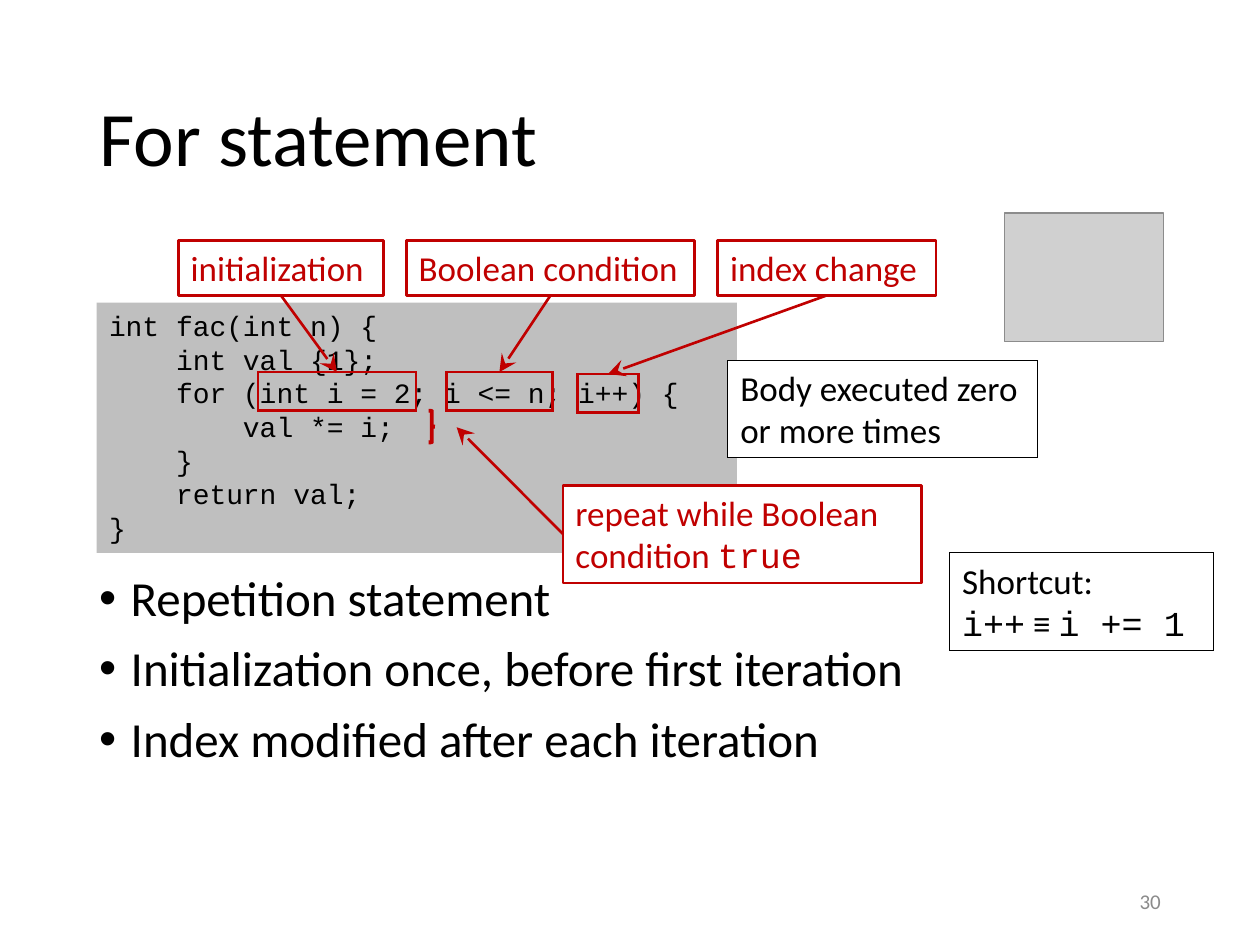
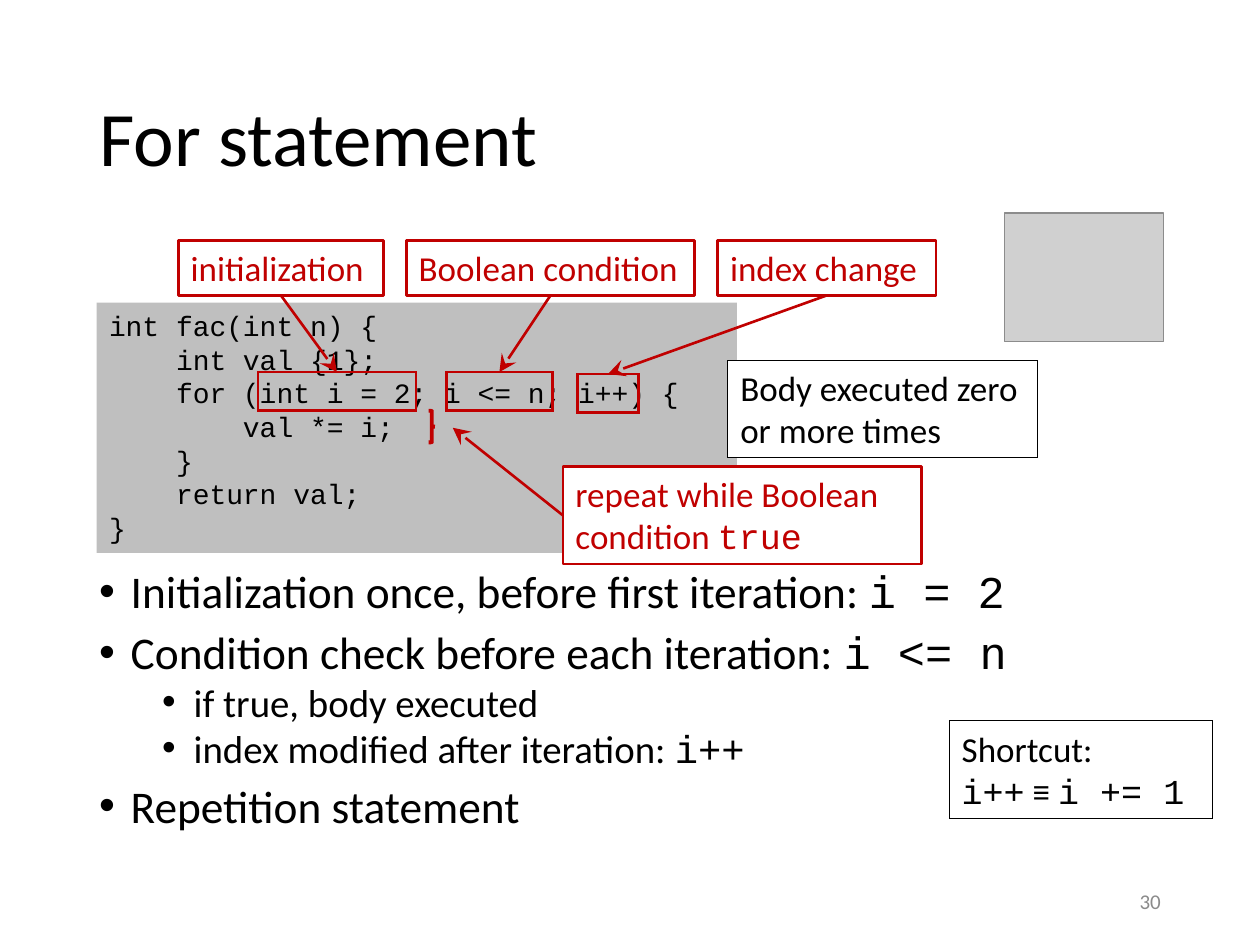
Before and after one commit to gjbex/training-material, a slide deck: slide 30 of CPlusPlus/scientific_cpp.pptx. Drawn at 1260x945 pixels with LibreOffice and Linux fonts; fonts in the diff are those of the drawing; grey boxes stand for pictures. Boxes give left, top, right and bottom in pixels: in the first picture for what was removed or moved away, otherwise in the second. Text is boxed around its words. In the diff, an @@ line names an element or a change of style, - is before the commit and + after.

```diff
--- a/CPlusPlus/scientific_cpp.pptx
+++ b/CPlusPlus/scientific_cpp.pptx
@@ arrow moved from (563, 534) - (456, 427) to (563, 515) - (452, 427) @@
@@ rectangle "repeat while Boolean condition true": place and size @@
-rectangle "repeat while Boolean condition true" at (563, 485, 921, 582)
+rectangle "repeat while Boolean condition true" at (563, 466, 921, 563)
@@ text at (131, 576, 1007, 764): paragraphs added @@
+• Initialization once, before first iteration: i = 2
+• Condition check before each iteration: i <= n
+  • if true, body executed
+  • index modified after iteration: i++
@@ text at (131, 652, 903, 758): paragraphs removed @@
-• Initialization once, before first iteration
-• Index modified after each iteration
@@ rectangle "Shortcut:": place and size @@
-rectangle "Shortcut:" at (950, 553, 1213, 650)
+rectangle "Shortcut:" at (949, 721, 1212, 818)
@@ text at (131, 791, 520, 831): size 28 to 25.9 pt in "Repetition statement"; line spacing 0.9 to 0.8 @@
```
Also in this commit, not shown: 3 other slides changed.
